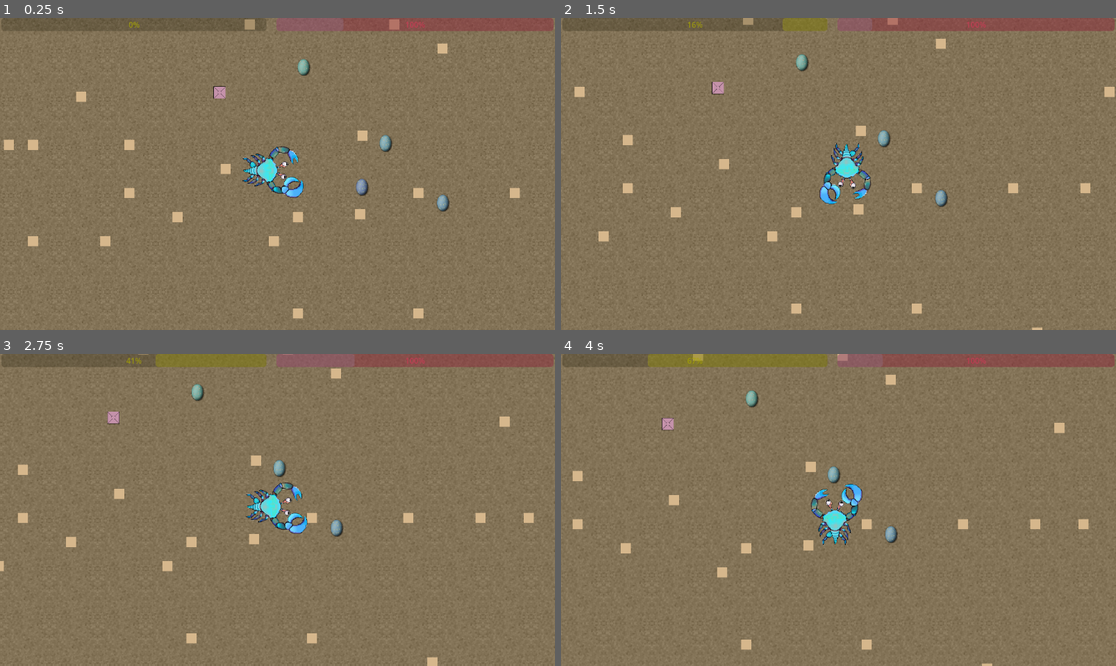
Above: before the commit, frames 1-4 (two rows, left to right).
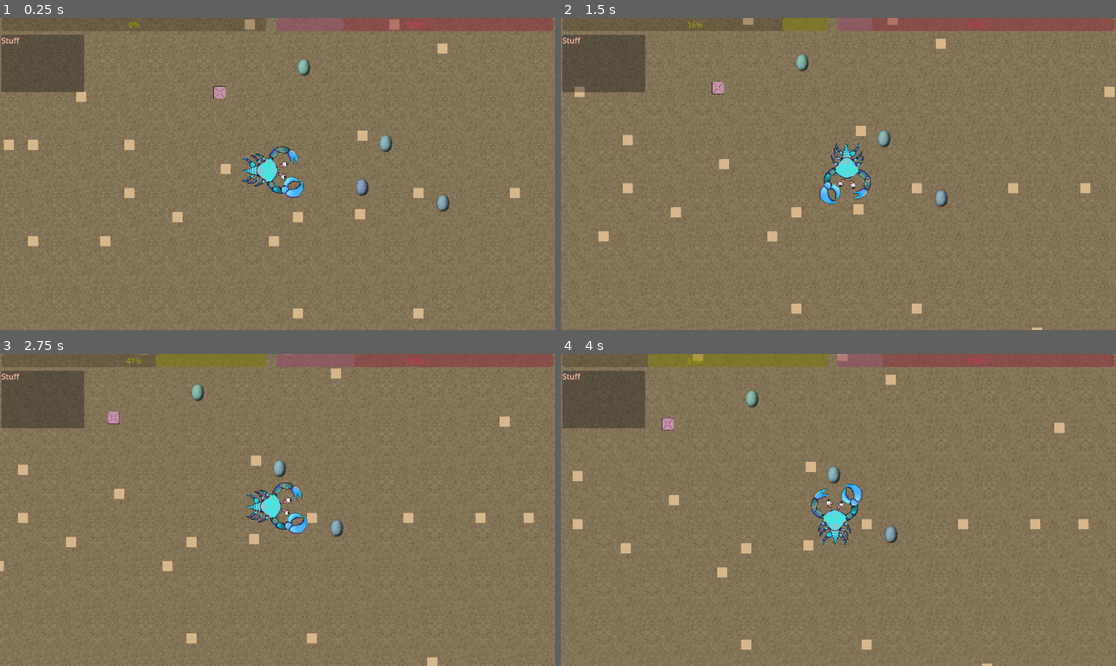
Above: after the commit, the same moments.

Repository: Taynkbot/Hermit-Lab
Game: Godot game, scene res://main.tscn
The game is run twice, just before and just after one commit, with the same random seed, the same clock (stepped at 60 frames per second) and the same inputs.
Inputs:
- Up to frame 1 (0.25 s): no input
- Up to frame 2 (1.5 s): tap Enter at 0.5 s; hold Right (ui_right) 0.53-1.28 s; tap F (pickup) at 0.6, 1.25 s; hold Down (ui_down) from 1.28 s (still down); tap Space (hide) at 1.35 s
- Up to frame 3 (2.75 s): tap F (pickup) at 1.55, 2.1 s; release Down (ui_down) at 2.03 s; hold Right (ui_right) from 2.03 s (still down)
- Up to frame 4 (4 s): release Right (ui_right) at 2.78 s; hold Up (ui_up) 2.78-3.53 s; tap Shift (sprint) at 2.85 s; tap F (pickup) at 3.05, 3.6 s; hold Left (ui_left) from 3.53 s (still down)

The runs differ from the first frame. In frame 1, 2.7% of the frame differs, in the area x 0-16%, y 5-24%; in frame 2, 2.7%; in frame 3, 2.7%; in frame 4, 2.7%.

Commit message:
neater file structure

Diff:
--- a/hermit-lab/player.gd
+++ b/hermit-lab/entities/player/player.gd
@@ -2,9 +2,8 @@
 
 @export var speed: int = 200
 @export var sprint_speed_multiplier: float = 1.5
-@export var hud_path: NodePath  # Assign this to your HUD node in the Inspector
-
-@onready var hud = get_node(hud_path)  # Reference to the HUD node
+
+@onready var hud = get_node("../UI_Layer")  # Reference to the HUD node
 
 var inventory: Array = []
 var inventory_ui: Node = null
@@ -24,14 +23,6 @@
 	if has_node("../UI_Layer/DeathLabel"):
 		death_label = get_node("../UI_Layer/DeathLabel")
 		death_label.visible = false
-
-	# Check if the HUD node is assigned
-	if hud_path:
-		hud = get_node(hud_path)
-		if not hud:
-			print("Warning: HUD node not found via hud_path!")
-	else:
-		print("Warning: hud_path is not set!")
 
 	update_inventory_ui()
 
@@ -46,10 +37,11 @@
 	}
 
 	if hud:
-		if hud.has_node("EatBar"):
-			data["food_value"] = hud.get_node("EatBar").universal_food_value
+		if hud.has_node("eat_bar"):
+			data["food_value"] = hud.get_node("eat_bar").universal_food_value
 		if hud.has_node("BeEatenBar"):
-			data["threat_level"] = hud.get_node("BeEatenBar").value
+			data["threat_level"] = hud.get_node("BeEatenBar").be_eaten_level
+			print("Saving threat_level: ", data["threat_level"])
 
 	return data
 
@@ -64,21 +56,21 @@
 		update_inventory_ui()
 
 	if hud:
-		if data.has("food_value") and hud.has_node("EatBar"):
-			hud.get_node("EatBar").set_food_value(data["food_value"])
+		if data.has("food_value") and hud.has_node("eat_bar"):
+			hud.get_node("eat_bar").set_food_value(data["food_value"])
 
 		if data.has("threat_level") and hud.has_node("BeEatenBar"):
-			hud.get_node("BeEatenBar").value = data["threat_level"]
-
+			hud.get_node("BeEatenBar").be_eaten_level = data["threat_level"]
+			print("Loading threat_level: ", data["threat_level"])
 
 
 
 
 
 func get_movement_speed() -> float:
-	# Check if the HUD and EatBar exist
-	if hud and hud.has_node("EatBar"):
-		var eat_bar = hud.get_node("EatBar")
+	# Check if the HUD and eat_bar exist
+	if hud and hud.has_node("eat_bar"):
+		var eat_bar = hud.get_node("eat_bar")
 		var food_value = eat_bar.universal_food_value
 
 		# Double speed if food is 15 or less
@@ -117,9 +109,9 @@
 
 	move_and_slide()
 
-	# Check for starvation: if EatBar is empty, die.
-	if hud and hud.has_node("EatBar"):
-		var eat_bar = hud.get_node("EatBar")
+	# Check for starvation: if eat_bar is empty, die.
+	if hud and hud.has_node("eat_bar"):
+		var eat_bar = hud.get_node("eat_bar")
 		if eat_bar.value <= 0:
 			die("You starved to death")
 
@@ -161,7 +153,7 @@
 	print("Picked up: " + item_name + " (food: " + str(is_food) + ")")
 	update_inventory_ui()
 
-func add_treasure(treasure: Node) -> void:
+func add_treasure(_treasure: Node) -> void:
 	# You could store treasure data, update an inventory, etc.
 	print("Treasure picked up!")
 	# For example, add the treasure's computed color or attributes to an inventory array.
@@ -176,20 +168,20 @@
 			label.text = item["name"]
 			inventory_ui.add_child(label)
 
-# Consumes one food item and restores the EatBar by FOOD_RESTORE_AMOUNT.
+# Consumes one food item and restores the eat_bar by FOOD_RESTORE_AMOUNT.
 func eat_food() -> void:
 	print("Attempting to eat food. Inventory size: " + str(inventory.size()))
 	for i in range(inventory.size()):
 		if inventory[i]["is_food"]:
-			if hud and hud.has_node("EatBar"):
-				var eat_bar = hud.get_node("EatBar")  # Get the EatBar node
+			if hud and hud.has_node("eat_bar"):
+				var eat_bar = hud.get_node("eat_bar")  # Get the eat_bar node
 				if eat_bar.has_method("add_food"):
 					eat_bar.add_food(FOOD_RESTORE_AMOUNT)  # Add food to the universal food value
 					print("Ate: " + inventory[i]["name"] + ", Universal food value updated")
 				else:
-					print("Error: EatBar does not have an add_food method!")
+					print("Error: eat_bar does not have an add_food method!")
 			else:
-				print("Warning: HUD or EatBar not found!")
+				print("Warning: HUD or eat_bar not found!")
 			inventory.remove_at(i)  # Remove the food item from the inventory
 			update_inventory_ui()  # Update the inventory UI
 			return
@@ -212,6 +204,6 @@
 	get_tree().reload_current_scene()
 
 # Assuming you're using a CharacterBody2D
-func _process(delta):
+func _process(_delta):
 	if velocity.length() > 0:  # Only rotate if moving
 		rotation = velocity.angle()
--- a/hermit-lab/player.tscn
+++ b/hermit-lab/entities/player/player.tscn
@@ -1,7 +1,7 @@
 [gd_scene load_steps=4 format=3 uid="uid://6jjkcgwk0xju"]
 
-[ext_resource type="Script" uid="uid://rrevbusjvjjn" path="res://player.gd" id="1_onrkg"]
-[ext_resource type="Texture2D" uid="uid://cny2kuewxl678" path="res://Resources/hermit-crab-01-small.png" id="2_onrkg"]
+[ext_resource type="Script" uid="uid://rrevbusjvjjn" path="res://entities/player/player.gd" id="1_onrkg"]
+[ext_resource type="Texture2D" uid="uid://cny2kuewxl678" path="res://entities/player/hermit-crab-01-small.png" id="2_onrkg"]
 
 [sub_resource type="RectangleShape2D" id="RectangleShape2D_hqtel"]
 size = Vector2(128, 107)
--- a/hermit-lab/main.tscn
+++ b/hermit-lab/main.tscn
@@ -1,23 +1,22 @@
 [gd_scene load_steps=12 format=3 uid="uid://3gga3lyf6t2r"]
 
-[ext_resource type="PackedScene" uid="uid://6jjkcgwk0xju" path="res://player.tscn" id="1_ig7tw"]
-[ext_resource type="PackedScene" uid="uid://jix40n1ryjqq" path="res://obstactle.tscn" id="2_0xm2m"]
-[ext_resource type="PackedScene" uid="uid://c1f6boe3wf2x7" path="res://food_egg.tscn" id="3_h2yge"]
-[ext_resource type="PackedScene" uid="uid://cb02g52y1ykws" path="res://food_spawner.tscn" id="6_7mycd"]
-[ext_resource type="Script" uid="uid://baqgur1c4o1a6" path="res://obstacle_spawner.gd" id="7_272bh"]
-[ext_resource type="Texture2D" uid="uid://o1u3dwt1rjxn" path="res://Resources/nest-01.png" id="8_4c57u"]
-[ext_resource type="PackedScene" uid="uid://cilcp4dr4lngv" path="res://Treasure.tscn" id="8_5vw27"]
-[ext_resource type="Texture2D" uid="uid://biowvbhqvvx37" path="res://Resources/nest-02.png" id="9_dg77c"]
-[ext_resource type="Texture2D" uid="uid://cyst1tkaovg5d" path="res://Resources/sandtile01.png" id="9_kek77"]
-[ext_resource type="Texture2D" uid="uid://coer7xun1kxfr" path="res://Resources/nest-03.png" id="10_ycdy4"]
-[ext_resource type="PackedScene" uid="uid://5563m3k7seik" path="res://ui_hud.tscn" id="11_efxa6"]
+[ext_resource type="PackedScene" uid="uid://6jjkcgwk0xju" path="res://entities/player/player.tscn" id="1_ig7tw"]
+[ext_resource type="PackedScene" uid="uid://jix40n1ryjqq" path="res://scenes/overworld/obstacle.tscn" id="2_0xm2m"]
+[ext_resource type="PackedScene" uid="uid://c1f6boe3wf2x7" path="res://scenes/items/food/food_egg.tscn" id="3_h2yge"]
+[ext_resource type="PackedScene" uid="uid://cb02g52y1ykws" path="res://scenes/items/food/food_spawner.tscn" id="6_7mycd"]
+[ext_resource type="Script" uid="uid://baqgur1c4o1a6" path="res://scenes/overworld/obstacle_spawner.gd" id="7_272bh"]
+[ext_resource type="Texture2D" uid="uid://o1u3dwt1rjxn" path="res://scenes/overworld/nest-01.png" id="8_4c57u"]
+[ext_resource type="PackedScene" uid="uid://cilcp4dr4lngv" path="res://scenes/items/rocks/Treasure.tscn" id="8_5vw27"]
+[ext_resource type="Texture2D" uid="uid://biowvbhqvvx37" path="res://scenes/overworld/nest-02.png" id="9_dg77c"]
+[ext_resource type="Texture2D" uid="uid://cyst1tkaovg5d" path="res://scenes/overworld/sandtile01.png" id="9_kek77"]
+[ext_resource type="Texture2D" uid="uid://coer7xun1kxfr" path="res://scenes/overworld/nest-03.png" id="10_ycdy4"]
+[ext_resource type="PackedScene" uid="uid://5563m3k7seik" path="res://ui/ui_hud.tscn" id="11_efxa6"]
 
 [node name="Node2D" type="Node2D"]
 position = Vector2(3, 3)
 
 [node name="Player" parent="." groups=["player"] instance=ExtResource("1_ig7tw")]
 position = Vector2(555, 311)
-hud_path = NodePath("../UI_Layer")
 
 [node name="Camera2D" type="Camera2D" parent="Player"]
 position = Vector2(0, 7)
--- a/hermit-lab/project.godot
+++ b/hermit-lab/project.godot
@@ -17,7 +17,7 @@
 
 [autoload]
 
-SaveManager="*res://save_manager.gd"
+SaveManager="*res://globals/save manager/save_manager.gd"
 
 [global_group]
 
--- a/hermit-lab/food_egg.tscn
+++ b/hermit-lab/scenes/items/food/food_egg.tscn
@@ -1,11 +1,11 @@
 [gd_scene load_steps=8 format=3 uid="uid://c1f6boe3wf2x7"]
 
-[ext_resource type="Script" uid="uid://ba4o8i7ndlcsl" path="res://food_egg.gd" id="1_tnite"]
-[ext_resource type="Texture2D" uid="uid://bk3anv03qjir7" path="res://Resources/egg-01.png" id="2_iv25w"]
-[ext_resource type="Texture2D" uid="uid://c2e37f71lm1ne" path="res://Resources/egg-02.png" id="3_jeh8f"]
-[ext_resource type="Texture2D" uid="uid://ds5qgj62f8y1t" path="res://Resources/egg-03.png" id="4_xas5f"]
-[ext_resource type="Texture2D" uid="uid://c2lvqm4sdo7nt" path="res://Resources/egg-04.png" id="5_vwfbg"]
-[ext_resource type="Texture2D" uid="uid://bfenxshjcwsts" path="res://Resources/egg-05.png" id="6_wrl7i"]
+[ext_resource type="Script" uid="uid://ba4o8i7ndlcsl" path="res://scenes/items/food/food_egg.gd" id="1_tnite"]
+[ext_resource type="Texture2D" uid="uid://bk3anv03qjir7" path="res://scenes/items/food/egg-01.png" id="2_iv25w"]
+[ext_resource type="Texture2D" uid="uid://c2e37f71lm1ne" path="res://scenes/items/food/egg-02.png" id="3_jeh8f"]
+[ext_resource type="Texture2D" uid="uid://ds5qgj62f8y1t" path="res://scenes/items/food/egg-03.png" id="4_xas5f"]
+[ext_resource type="Texture2D" uid="uid://c2lvqm4sdo7nt" path="res://scenes/items/food/egg-04.png" id="5_vwfbg"]
+[ext_resource type="Texture2D" uid="uid://bfenxshjcwsts" path="res://scenes/items/food/egg-05.png" id="6_wrl7i"]
 
 [sub_resource type="RectangleShape2D" id="RectangleShape2D_vpy52"]
 size = Vector2(28, 37)
--- a/hermit-lab/food_spawner.tscn
+++ b/hermit-lab/scenes/items/food/food_spawner.tscn
@@ -1,6 +1,6 @@
 [gd_scene load_steps=2 format=3 uid="uid://cb02g52y1ykws"]
 
-[ext_resource type="Script" uid="uid://cub0xd17owhgv" path="res://food_spawner.gd" id="1_5cchq"]
+[ext_resource type="Script" uid="uid://cub0xd17owhgv" path="res://scenes/items/food/food_spawner.gd" id="1_5cchq"]
 
 [node name="FoodSpawner" type="Node2D"]
 script = ExtResource("1_5cchq")
--- a/hermit-lab/Treasure.tscn
+++ b/hermit-lab/scenes/items/rocks/Treasure.tscn
@@ -1,7 +1,7 @@
 [gd_scene load_steps=4 format=3 uid="uid://cilcp4dr4lngv"]
 
-[ext_resource type="Script" uid="uid://bmq116k5bobur" path="res://treasure.gd" id="1_r4olm"]
-[ext_resource type="Texture2D" uid="uid://dag1rwsvuwjju" path="res://Resources/default_treasure_texture-small.png" id="2_mgk8x"]
+[ext_resource type="Script" uid="uid://bmq116k5bobur" path="res://scenes/items/rocks/treasure.gd" id="1_r4olm"]
+[ext_resource type="Texture2D" uid="uid://dag1rwsvuwjju" path="res://scenes/items/rocks/default_treasure_texture-small.png" id="2_mgk8x"]
 
 [sub_resource type="RectangleShape2D" id="RectangleShape2D_s4k7c"]
 size = Vector2(100, 100)
--- a/hermit-lab/UI_EatBar.tscn
+++ b/hermit-lab/ui/foodbar/UI_EatBar.tscn
@@ -1,8 +1,8 @@
 [gd_scene load_steps=2 format=3 uid="uid://caqvvevod3eua"]
 
-[ext_resource type="Script" uid="uid://cvyma5qdmotxf" path="res://ui_eat_bar.gd" id="1_18hca"]
+[ext_resource type="Script" uid="uid://cvyma5qdmotxf" path="res://ui/foodbar/ui_eat_bar.gd" id="1_18hca"]
 
-[node name="EatBar" type="ProgressBar"]
+[node name="eat_bar" type="ProgressBar"]
 self_modulate = Color(1, 0.239216, 0.392157, 0.658824)
 anchors_preset = 5
 anchor_left = 0.5
@@ -13,3 +13,5 @@
 grow_horizontal = 2
 value = 100.0
 script = ExtResource("1_18hca")
+eat_bar_path = null
+overfill_bar_paths = null
--- a/hermit-lab/ui_eat_bar.gd
+++ b/hermit-lab/ui/foodbar/ui_eat_bar.gd
@@ -1,5 +1,4 @@
 extends ProgressBar
-class_name Eat_Bar
 
 @export var eat_bar_path: NodePath  # Assign this to the EatBar node in the Inspector
 @export var overfill_bar_paths: Array = []  # Assign this to all OverfillBar nodes in the Inspector
@@ -8,16 +7,16 @@
 const BASE_RATE: float = 100.0 / 18.0
 const OVERFILL_DECAY_RATE: float = 50.0 / 18.0  # Overfill bars drain faster than the eat bar
 
-var eat_bar: ProgressBar = null
+var hud_eat_bar: ProgressBar = null  # Renamed to avoid conflict with class name
 var overfill_bars: Array = []  # Stores references to all OverfillBar nodes
 var universal_food_value: float = 125  # Universal food value representing total food
 
 func _ready() -> void:
-	# Assign eat_bar using the exported NodePath
+	# Assign hud_eat_bar using the exported NodePath
 	if eat_bar_path:
-		eat_bar = get_node(eat_bar_path)
-		if not eat_bar:
-			print("Error: eat_bar node not found!")
+		hud_eat_bar = get_node(eat_bar_path)  # Updated reference
+		if not hud_eat_bar:  # Updated reference
+			print("Error: hud_eat_bar node not found!")
 	else:
 		print("Error: eat_bar_path is not assigned!")
 
@@ -36,22 +35,22 @@
 
 func update_bars() -> void:
 	# Update the EatBar based on universal_food_value (0-100)
-	if eat_bar:
-		eat_bar.value = clamp(universal_food_value, 0, 100)
+	if hud_eat_bar:  # Updated reference
+		hud_eat_bar.value = clamp(universal_food_value, 0, 100)  # Updated reference
 
 	# Update each OverfillBar based on its respective range
 	for i in range(overfill_bars.size()):
 		var bar = overfill_bars[i]
 		var range_start = 100 + (i * 100)
-		var range_end = range_start + 100
+		var _range_end = range_start + 100
 		bar.value = clamp(universal_food_value - range_start, 0, 100)
 
 
 func get_food_value() -> float:
 	return universal_food_value
 
-func set_food_value(value: float) -> void:
-	universal_food_value = clamp(value, 0, 1000)
+func set_food_value(new_value: float) -> void:
+	universal_food_value = clamp(new_value, 0, 1000)
 	update_bars()
 
 
--- a/hermit-lab/UI_EatenBar.tscn
+++ b/hermit-lab/ui/threatbar/UI_EatenBar.tscn
@@ -1,6 +1,6 @@
 [gd_scene load_steps=2 format=3 uid="uid://bv6mmxiridq6w"]
 
-[ext_resource type="Script" uid="uid://bdnbcqmbv4jrb" path="res://ui_eaten_bar.gd" id="1_lullf"]
+[ext_resource type="Script" uid="uid://bdnbcqmbv4jrb" path="res://ui/threatbar/ui_eaten_bar.gd" id="1_lullf"]
 
 [node name="BeEatenBar" type="ProgressBar"]
 self_modulate = Color(0.692892, 0.686027, 0, 0.772549)
--- a/hermit-lab/ui_hud.gd
+++ b/hermit-lab/ui/ui_hud.gd
@@ -6,27 +6,30 @@
 @export var overfill_bar_path: NodePath  # Assign this to the OverfillBar node in the Inspector
 @export var player_path: NodePath  # Assign this to the Player node in the Inspector
 @export var be_eaten_bar_path: NodePath  # Assign this to the BeEatenBar node in the Inspector
+@export var ui_inventory: NodePath # Assign this to the Inventory node in the Inspector
 
-@onready var eat_bar: Eat_Bar = get_node(eat_bar_path)
+@onready var hud_eat_bar = get_node(eat_bar_path)  # Renamed variable to avoid conflict
 @onready var overfill_bar = get_node(overfill_bar_path)
 @onready var be_eaten_bar = get_node(be_eaten_bar_path)
 @onready var player: Node = get_node(player_path)
 
 func _ready() -> void:
 	# Debugging: Ensure all nodes are assigned correctly
-	if not eat_bar:
-		print("Error: eat_bar node not found!")
+	if not hud_eat_bar:  # Updated reference
+		print("Error: hud_eat_bar node not found!")
 	if not overfill_bar:
 		print("Error: overfill_bar node not found!")
 	if not be_eaten_bar:
 		print("Error: be_eaten_bar node not found!")
 	if not player:
 		print("Error: player node not found!")
+	if not ui_inventory:
+		print("Error: inventory not found!")
 
 func _process(delta: float) -> void:
-	if player and eat_bar:
+	if player and hud_eat_bar:  # Updated reference
 		# Calculate the consumption rate based on player movement
-		var consumption_rate = eat_bar.BASE_RATE
+		var consumption_rate = hud_eat_bar.BASE_RATE  # Updated reference
 		if player.velocity.length() > 0:
 			consumption_rate *= 2  # Double the rate if the player is moving
 			if Input.is_action_pressed("sprint"):
@@ -36,11 +39,11 @@
 		# print("Calling consume with delta: ", delta, " and consumption_rate: ", consumption_rate)
 
 		# Update the eat bar
-		eat_bar.consume(delta, consumption_rate)
+		hud_eat_bar.consume(delta, consumption_rate)  # Updated reference
 
 func eat_food(food_amount: float) -> void:
-	if eat_bar:
+	if hud_eat_bar:  # Updated reference
 		print("Calling add_food with amount: ", food_amount)
-		eat_bar.add_food(food_amount)
+		hud_eat_bar.add_food(food_amount)  # Updated reference
 	else:
-		print("Error: eat_bar is not assigned!")
+		print("Error: hud_eat_bar is not assigned!")
--- a/hermit-lab/ui_hud.tscn
+++ b/hermit-lab/ui/ui_hud.tscn
@@ -1,8 +1,9 @@
-[gd_scene load_steps=8 format=3 uid="uid://5563m3k7seik"]
+[gd_scene load_steps=9 format=3 uid="uid://5563m3k7seik"]
 
-[ext_resource type="Script" uid="uid://dfjme6376uhqq" path="res://ui_hud.gd" id="1_jkgtr"]
-[ext_resource type="PackedScene" uid="uid://caqvvevod3eua" path="res://UI_EatBar.tscn" id="1_svere"]
-[ext_resource type="PackedScene" uid="uid://bv6mmxiridq6w" path="res://UI_EatenBar.tscn" id="2_jkgtr"]
+[ext_resource type="Script" uid="uid://dfjme6376uhqq" path="res://ui/ui_hud.gd" id="1_jkgtr"]
+[ext_resource type="PackedScene" uid="uid://caqvvevod3eua" path="res://ui/foodbar/UI_EatBar.tscn" id="1_svere"]
+[ext_resource type="PackedScene" uid="uid://bv6mmxiridq6w" path="res://ui/threatbar/UI_EatenBar.tscn" id="2_jkgtr"]
+[ext_resource type="PackedScene" uid="uid://c2y3e31geum51" path="res://ui/inventory/UI_Inventory.tscn" id="4_3jkaj"]
 
 [sub_resource type="StyleBoxFlat" id="StyleBoxFlat_jkgtr"]
 bg_color = Color(0.6, 0.6, 0.6, 0)
@@ -26,22 +27,23 @@
 
 [node name="UI_Layer" type="CanvasLayer"]
 script = ExtResource("1_jkgtr")
-eat_bar_path = NodePath("EatBar")
-overfill_bar_path = NodePath("EatBar/OverfillBar")
+eat_bar_path = NodePath("eat_bar")
+overfill_bar_path = NodePath("eat_bar/OverfillBar")
 be_eaten_bar_path = NodePath("BeEatenBar")
+ui_inventory = NodePath("inventory_ui")
 
-[node name="EatBar" parent="." instance=ExtResource("1_svere")]
+[node name="eat_bar" parent="." instance=ExtResource("1_svere")]
 eat_bar_path = NodePath(".")
 overfill_bar_paths = [null, null, null, null, null, null, null, null, null]
 
-[node name="OverfillBar" type="ProgressBar" parent="EatBar"]
+[node name="OverfillBar" type="ProgressBar" parent="eat_bar"]
 modulate = Color(0.635294, 0.721569, 1, 0.329412)
 layout_mode = 0
 offset_right = 575.0
 offset_bottom = 27.0
 show_percentage = false
 
-[node name="OverfillBar2" type="ProgressBar" parent="EatBar"]
+[node name="OverfillBar2" type="ProgressBar" parent="eat_bar"]
 self_modulate = Color(0.62868, 0.623696, 0.596742, 1)
 layout_mode = 0
 offset_right = 575.0
@@ -50,7 +52,7 @@
 theme_override_styles/fill = SubResource("StyleBoxFlat_3jkaj")
 show_percentage = false
 
-[node name="OverfillBar3" type="ProgressBar" parent="EatBar"]
+[node name="OverfillBar3" type="ProgressBar" parent="eat_bar"]
 self_modulate = Color(0.62868, 0.623696, 0.596742, 1)
 layout_mode = 0
 offset_right = 575.0
@@ -59,7 +61,7 @@
 theme_override_styles/fill = SubResource("StyleBoxFlat_3jkaj")
 show_percentage = false
 
-[node name="OverfillBar4" type="ProgressBar" parent="EatBar"]
+[node name="OverfillBar4" type="ProgressBar" parent="eat_bar"]
 self_modulate = Color(0.62868, 0.623696, 0.596742, 1)
 layout_mode = 0
 offset_right = 575.0
@@ -68,7 +70,7 @@
 theme_override_styles/fill = SubResource("StyleBoxFlat_3jkaj")
 show_percentage = false
 
-[node name="OverfillBar5" type="ProgressBar" parent="EatBar"]
+[node name="OverfillBar5" type="ProgressBar" parent="eat_bar"]
 self_modulate = Color(0.62868, 0.623696, 0.596742, 1)
 layout_mode = 0
 offset_right = 575.0
@@ -77,7 +79,7 @@
 theme_override_styles/fill = SubResource("StyleBoxFlat_3jkaj")
 show_percentage = false
 
-[node name="OverfillBar6" type="ProgressBar" parent="EatBar"]
+[node name="OverfillBar6" type="ProgressBar" parent="eat_bar"]
 self_modulate = Color(0.62868, 0.623696, 0.596742, 1)
 layout_mode = 0
 offset_right = 575.0
@@ -86,7 +88,7 @@
 theme_override_styles/fill = SubResource("StyleBoxFlat_3jkaj")
 show_percentage = false
 
-[node name="OverfillBar7" type="ProgressBar" parent="EatBar"]
+[node name="OverfillBar7" type="ProgressBar" parent="eat_bar"]
 self_modulate = Color(0.62868, 0.623696, 0.596742, 1)
 layout_mode = 0
 offset_right = 575.0
@@ -95,7 +97,7 @@
 theme_override_styles/fill = SubResource("StyleBoxFlat_3jkaj")
 show_percentage = false
 
-[node name="OverfillBar8" type="ProgressBar" parent="EatBar"]
+[node name="OverfillBar8" type="ProgressBar" parent="eat_bar"]
 self_modulate = Color(0.62868, 0.623696, 0.596742, 1)
 layout_mode = 0
 offset_right = 575.0
@@ -104,7 +106,7 @@
 theme_override_styles/fill = SubResource("StyleBoxFlat_3jkaj")
 show_percentage = false
 
-[node name="OverfillBar9" type="ProgressBar" parent="EatBar"]
+[node name="OverfillBar9" type="ProgressBar" parent="eat_bar"]
 layout_mode = 0
 offset_right = 575.0
 offset_bottom = 27.0
@@ -126,3 +128,7 @@
 horizontal_alignment = 1
 vertical_alignment = 1
 uppercase = true
+
+[node name="inventory_ui" parent="." instance=ExtResource("4_3jkaj")]
+offset = Vector2(2.915, 34.95)
+transform = Transform2D(1, 0, 0, 1, 2.915, 34.95)
Renamed: hermit-lab/Resources/hermit-crab-01-small.png -> hermit-lab/entities/player/hermit-crab-01-small.png
Not shown, changed: hermit-lab/entities/player/hermit-crab-01-small.png.import
Renamed: hermit-lab/Resources/hermit-crab-01.jpg -> hermit-lab/entities/player/hermit-crab-01.jpg
Not shown, changed: hermit-lab/entities/player/hermit-crab-01.jpg.import
Renamed: hermit-lab/Resources/hermit-crab-01.png -> hermit-lab/entities/player/hermit-crab-01.png
Not shown, changed: hermit-lab/entities/player/hermit-crab-01.png.import
Renamed: hermit-lab/player.gd.uid -> hermit-lab/entities/player/player.gd.uid
Renamed: hermit-lab/save_manager.gd -> hermit-lab/globals/save manager/save_manager.gd
Renamed: hermit-lab/save_manager.gd.uid -> hermit-lab/globals/save manager/save_manager.gd.uid
Renamed: hermit-lab/Resources/egg-01.png -> hermit-lab/scenes/items/food/egg-01.png
Not shown, changed: hermit-lab/scenes/items/food/egg-01.png.import
Renamed: hermit-lab/Resources/egg-02.png -> hermit-lab/scenes/items/food/egg-02.png
(and 33 more such lines)
